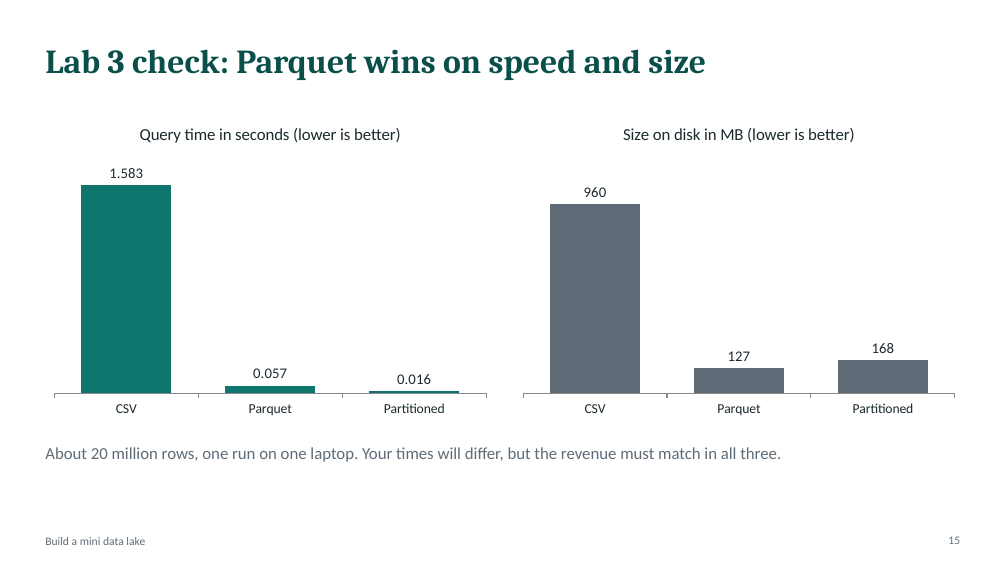
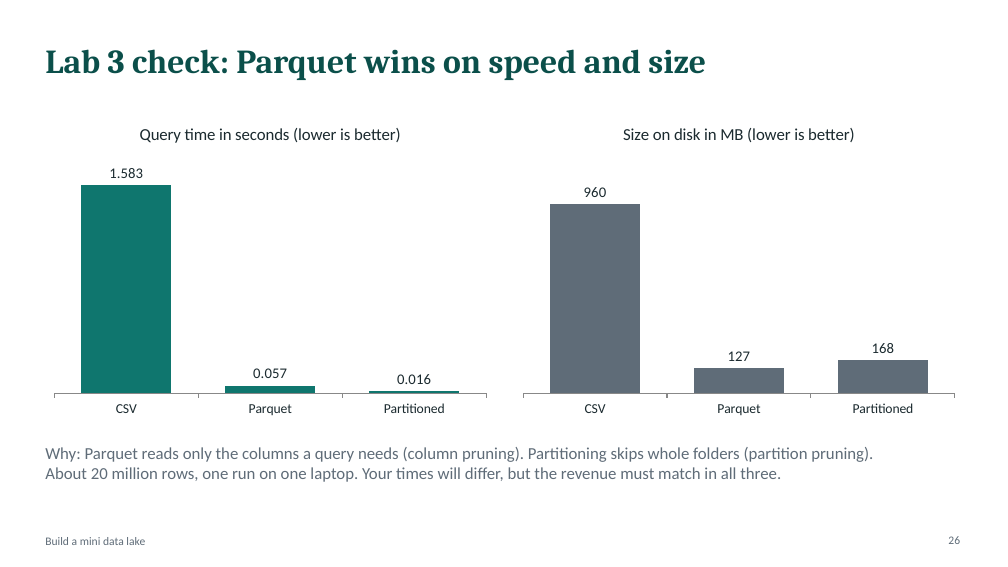
Before and after one commit to atulkahatecdac/datalake, a slide deck: slide 26 of Data_Engineering_Session.pptx (slide 15 before the commit). Drawn at 1008x567 pixels with LibreOffice and Linux fonts; fonts in the diff are those of the drawing. Boxes give left, top, right and bottom in pixels: in the first picture for what was removed or moved away, otherwise in the second. Text is boxed around its words. In the diff, an @@ line names an element or a change of style, - is before the commit and + after.

```diff
--- a/Data_Engineering_Session.pptx
+++ b/Data_Engineering_Session.pptx
@@ text at bbox=[45, 447, 873, 462]: paragraph added @@
+Why: Parquet reads only the columns a query needs (column pruning). Partitioning skips whole folders (partition pruning).
@@ page number at bbox=[948, 536, 960, 544]: text changed @@
-15
+26
```
Also in this commit, not shown: 5 other slides changed, 15 slides added.
